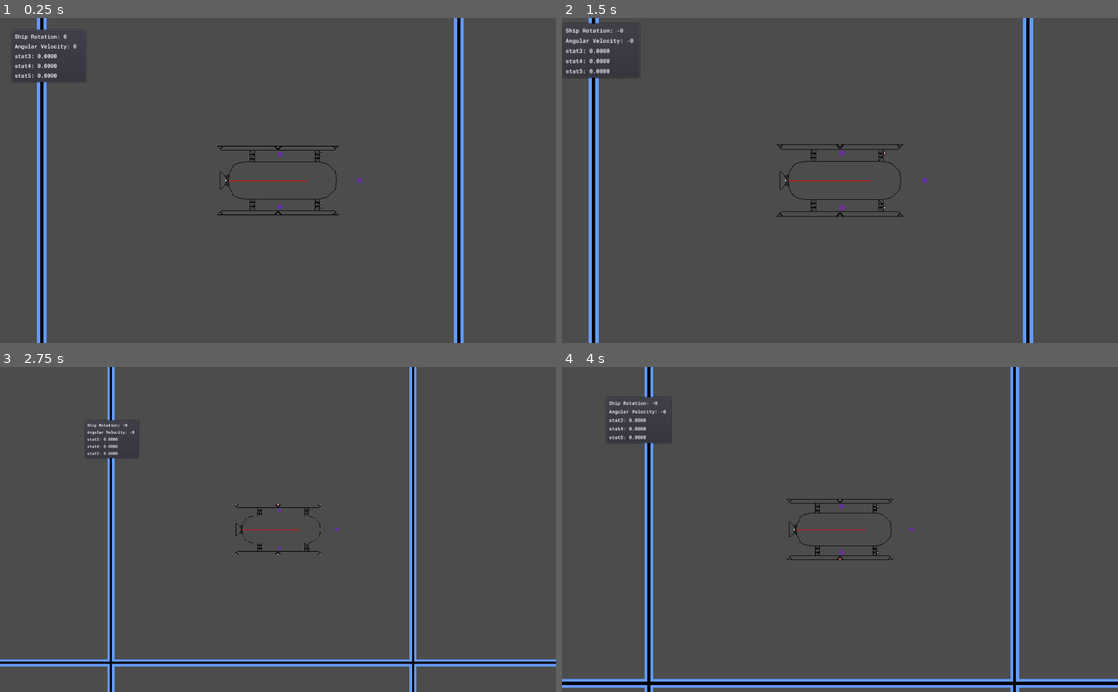
Above: before the commit, frames 1-4 (two rows, left to right).
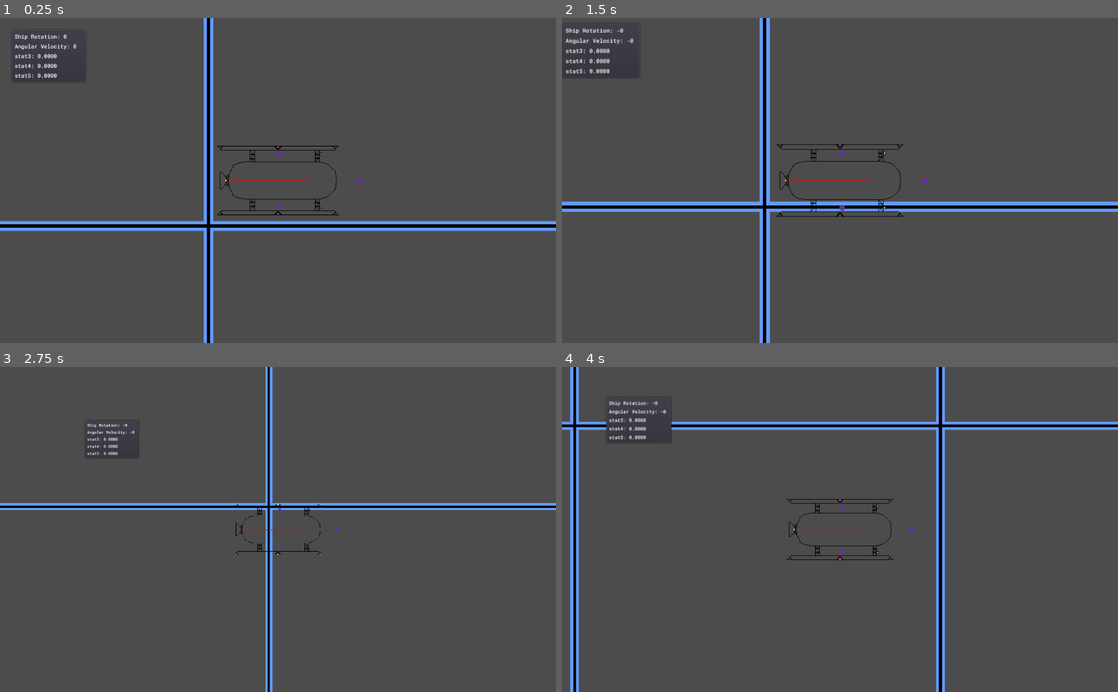
Above: after the commit, the same moments.

Repository: LottieVixen/space-game
Game: Godot game, scene res://levels/World.tscn
The game is run twice, just before and just after one commit, with the same random seed, the same clock (stepped at 60 frames per second) and the same inputs.
Inputs (mouse positions are in pixels of both pictures, inside the frame that each line leads up to):
- Up to frame 1 (0.25 s): no input
- Up to frame 2 (1.5 s): tap Enter at 0.5 s; move the mouse to (962, 164) at 0.52 s; hold Right (right) 0.53-1.28 s; hold Middle mouse button (breakpoint_trigger) 0.53-1.28 s; click (962, 164) at 0.67 s; tap Space (jump) at 0.77 s; move the mouse to (728, 196) at 1.27 s; hold S (reverse_thrust) from 1.28 s (still down); tap Mouse wheel up (zoom_in) at 1.35 s
- Up to frame 3 (2.75 s): tap Space (jump) at 1.52 s; move the mouse to (333, 458) at 2.02 s; release S (reverse_thrust) at 2.03 s; hold Right (right) from 2.03 s (still down); hold Mouse wheel down (zoom_out) from 2.03 s (still down)
- Up to frame 4 (4 s): move the mouse to (812, 594) at 2.77 s; release Right (right) at 2.78 s; release Mouse wheel down (zoom_out) at 2.78 s; hold S (reverse_thrust) 2.78-3.53 s; tap Middle mouse button (breakpoint_trigger) at 2.85 s; click (812, 594) at 2.92 s; tap Space (jump) at 3.02, 3.77 s; move the mouse to (1006, 578) at 3.52 s; hold Left (left) from 3.53 s (still down); hold Mouse wheel up (zoom_in) from 3.53 s (still down)

The runs differ from the first frame. In frame 1, 8.0% of the frame differs, in the area x 0-100%, y 0-100%; in frame 2, 8.5%; in frame 3, 8.3%; in frame 4, 11%.

Commit message:
changed grid parallax layer motion.scale to 1

Diff:
--- a/levels/World.tscn
+++ b/levels/World.tscn
@@ -23,7 +23,6 @@
 [node name="bg" type="ParallaxBackground" parent="."]
 
 [node name="l" type="ParallaxLayer" parent="bg"]
-motion_scale = Vector2( 0.1, 0.1 )
 motion_mirroring = Vector2( 1536, 1536 )
 
 [node name="s" type="Sprite" parent="bg/l"]
